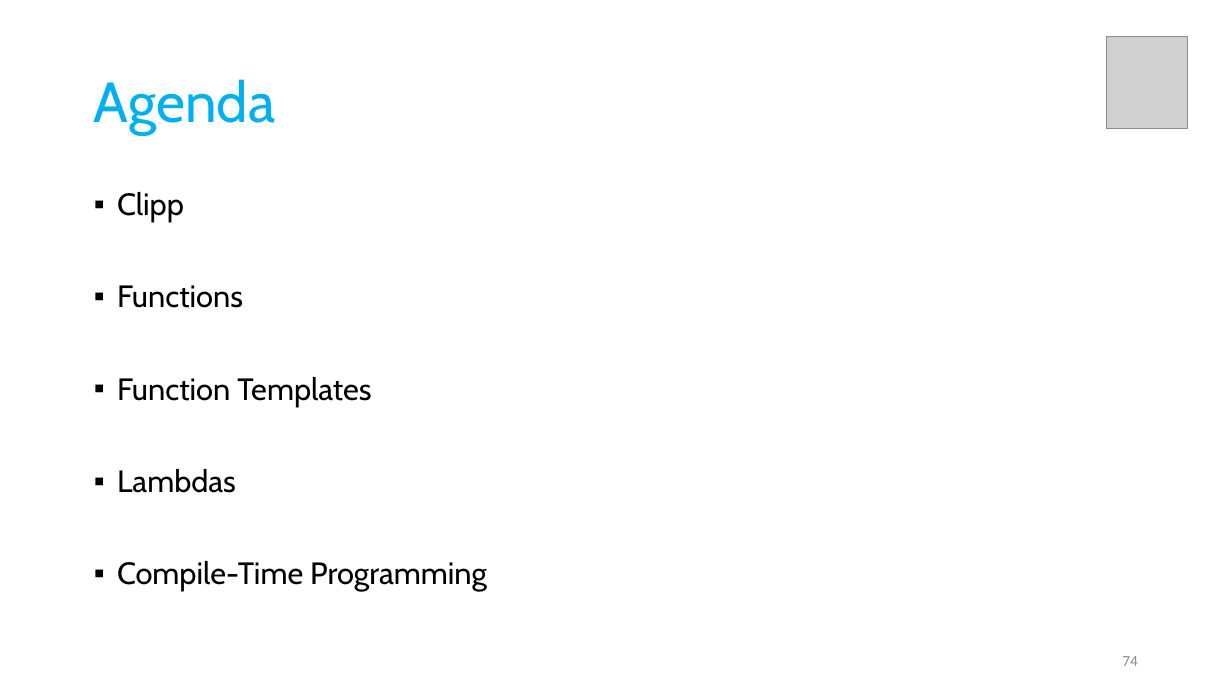
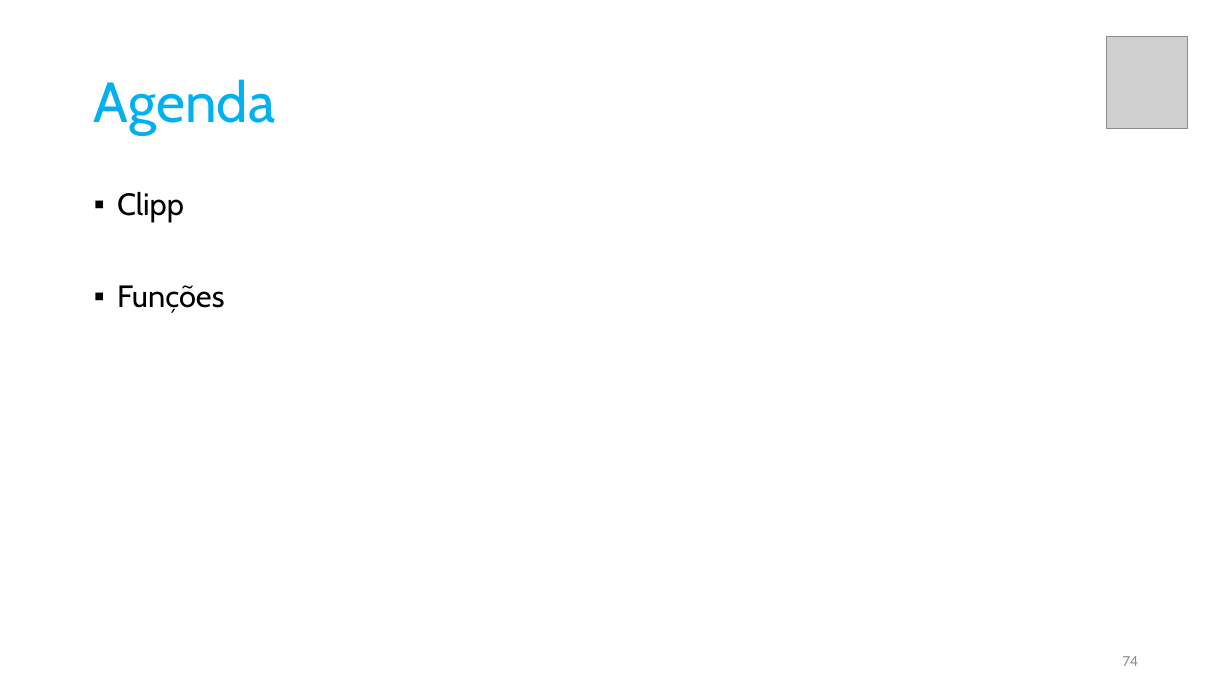
Before and after one commit to pfaco/ees_cpp, a slide deck: slide 74 of slides/C++.pptx. Drawn at 1232x693 pixels with LibreOffice and Linux fonts; fonts in the diff are those of the drawing; grey boxes stand for pictures. Boxes give left, top, right and bottom in pixels: in the first picture for what was removed or moved away, otherwise in the second. Text is boxed around its words. In the diff, an @@ line names an element or a change of style, - is before the commit and + after.

```diff
--- a/slides/C++.pptx
+++ b/slides/C++.pptx
@@ text at (117, 285, 225, 313): text changed @@
-▪ Functions
-▪ Function Templates
-▪ Lambdas
-▪ Compile-Time Programming
+▪ Funções
```
Also in this commit, not shown: 1 other slide changed, 11 slides added, 2 slides removed, 6 other files.
